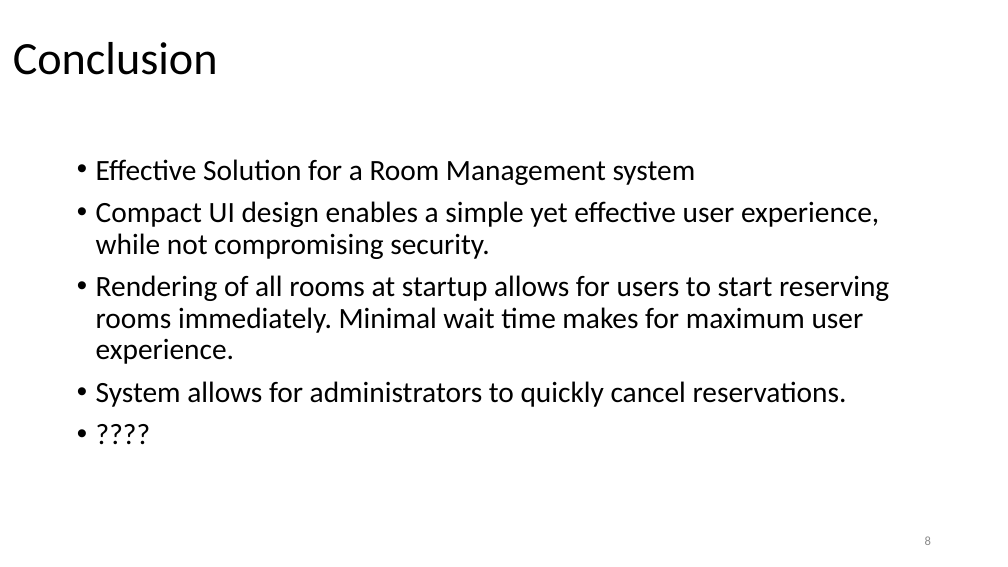
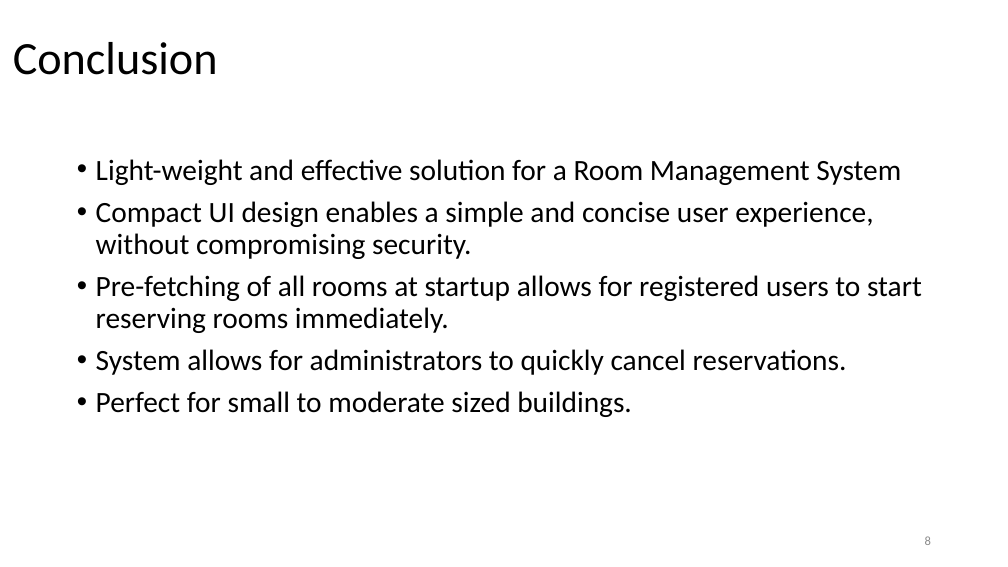
Before and after one commit to rezo1134/AU-room-management-system, a slide deck: slide 8 of initialPresentation/InitialPresentationSlides.pptx. Drawn at 1008x567 pixels with LibreOffice and Linux fonts; fonts in the diff are those of the drawing; background and template pictures are left out. Boxes give left, top, right and bottom in pixels: in the first picture for what was removed or moved away, otherwise in the second. Text is boxed around its words. In the diff, an @@ line names an element or a change of style, - is before the commit and + after.

```diff
--- a/initialPresentation/InitialPresentationSlides.pptx
+++ b/initialPresentation/InitialPresentationSlides.pptx
@@ text at box(96, 159, 922, 333): text changed @@
-• Effective Solution for a Room Management system
-• Compact UI design enables a simple yet effective user experience, while not compromising security.
-• Rendering of all rooms at startup allows for users to start reserving rooms immediately. Minimal wait time makes for maximum user experience.
+• Light-weight and effective solution for a Room Management System
+• Compact UI design enables a simple and concise user experience, without compromising security.
+• Pre-fetching of all rooms at startup allows for registered users to start reserving rooms immediately.
@@ text at box(96, 391, 632, 417): text changed @@
-• ????
+• Perfect for small to moderate sized buildings.
```
Also in this commit, not shown: 6 other slides changed, 3 other files.
